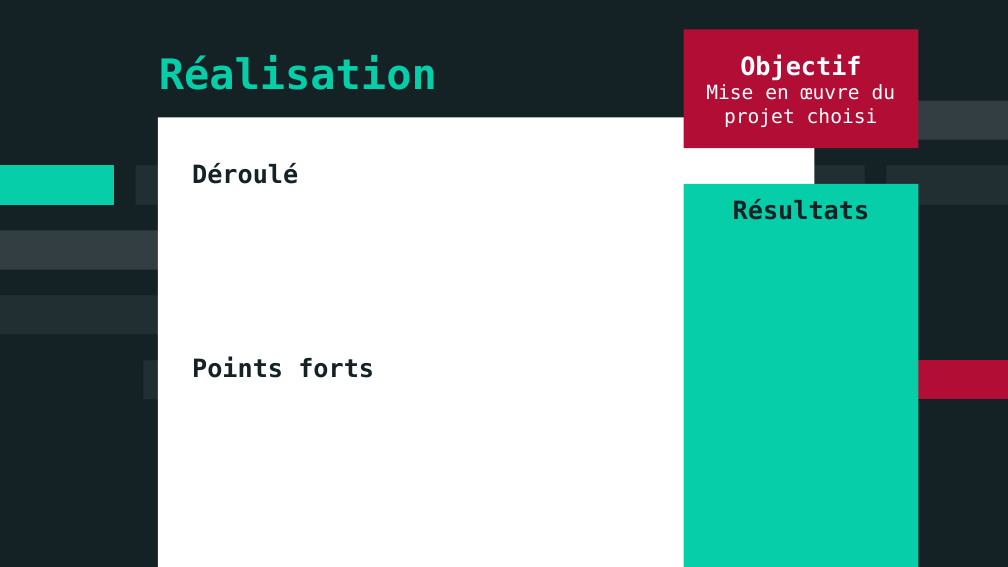
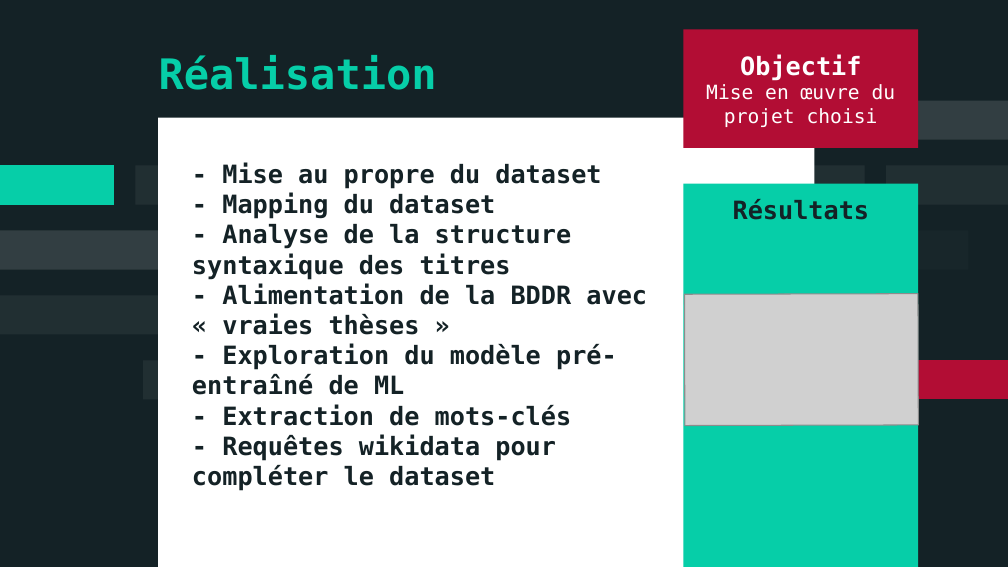
Before and after one commit to ademec/Drama-Queen, a slide deck: slide 8 of 2021-09 _ Carnet de bord.pptx. Drawn at 1008x567 pixels with LibreOffice and Linux fonts; fonts in the diff are those of the drawing; grey boxes stand for pictures. Boxes give left, top, right and bottom in pixels: in the first picture for what was removed or moved away, otherwise in the second. Text is boxed around its words. In the diff, an @@ line names an element or a change of style, - is before the commit and + after.

```diff
--- a/2021-09 _ Carnet de bord.pptx
+++ b/2021-09 _ Carnet de bord.pptx
@@ text at box(192, 162, 647, 491): text changed @@
-Déroulé
-Points forts
+- Mise au propre du dataset
+- Mapping du dataset
+- Analyse de la structure syntaxique des titres
+- Alimentation de la BDDR avec « vraies thèses »
+- Exploration du modèle pré-entraîné de ML
+- Extraction de mots-clés
+- Requêtes wikidata pour compléter le dataset
@@ picture added at box(684, 294, 918, 426) @@
```
Also in this commit, not shown: 10 other slides changed, 2 slides added.
